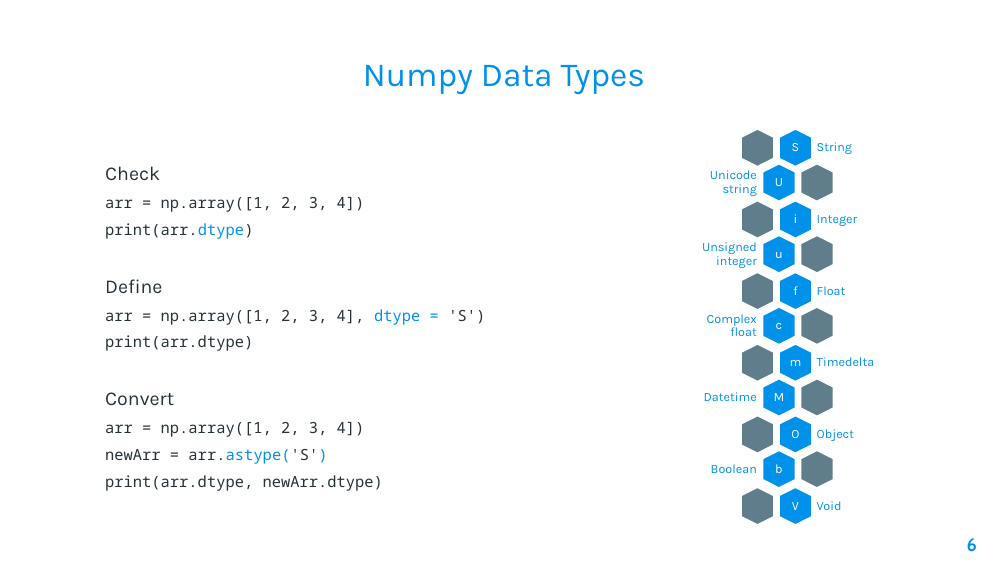
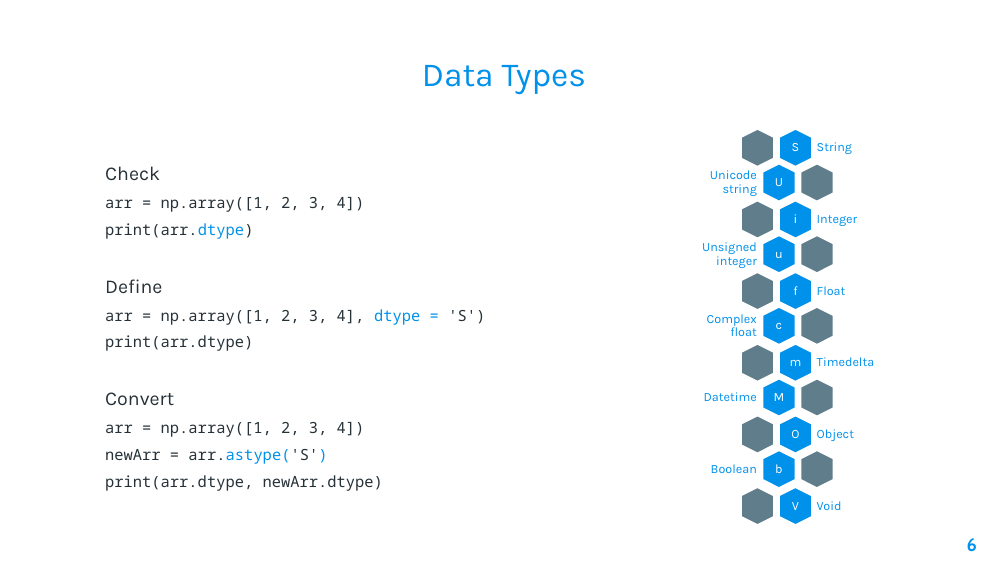
Before and after one commit to AleeRezaa/learn-python, a slide deck: slide 6 of 4 Data Science.pptx. Drawn at 1008x567 pixels with LibreOffice and Linux fonts; fonts in the diff are those of the drawing; background and template pictures are left out. Boxes give left, top, right and bottom in pixels: in the first picture for what was removed or moved away, otherwise in the second. Text is boxed around its words. In the diff, an @@ line names an element or a change of style, - is before the commit and + after.

```diff
--- a/4 Data Science.pptx
+++ b/4 Data Science.pptx
@@ title at (x1=422, y1=65, x2=586, y2=94): text changed @@
-Numpy Data Types
+Data Types
```
Also in this commit, not shown: 3 other slides changed, 1 slide added.
